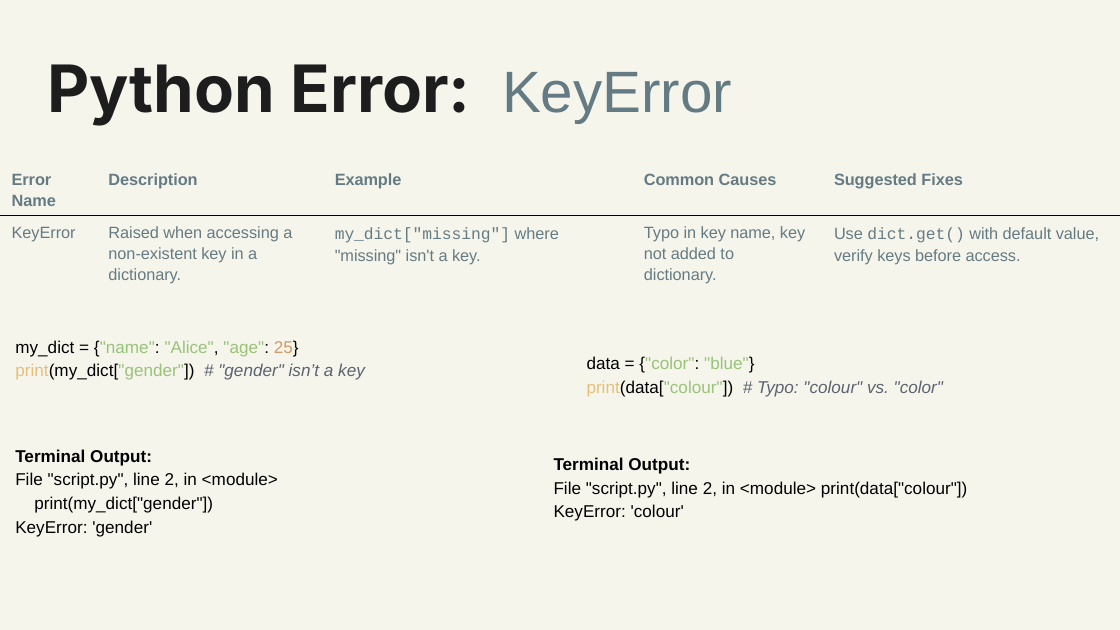
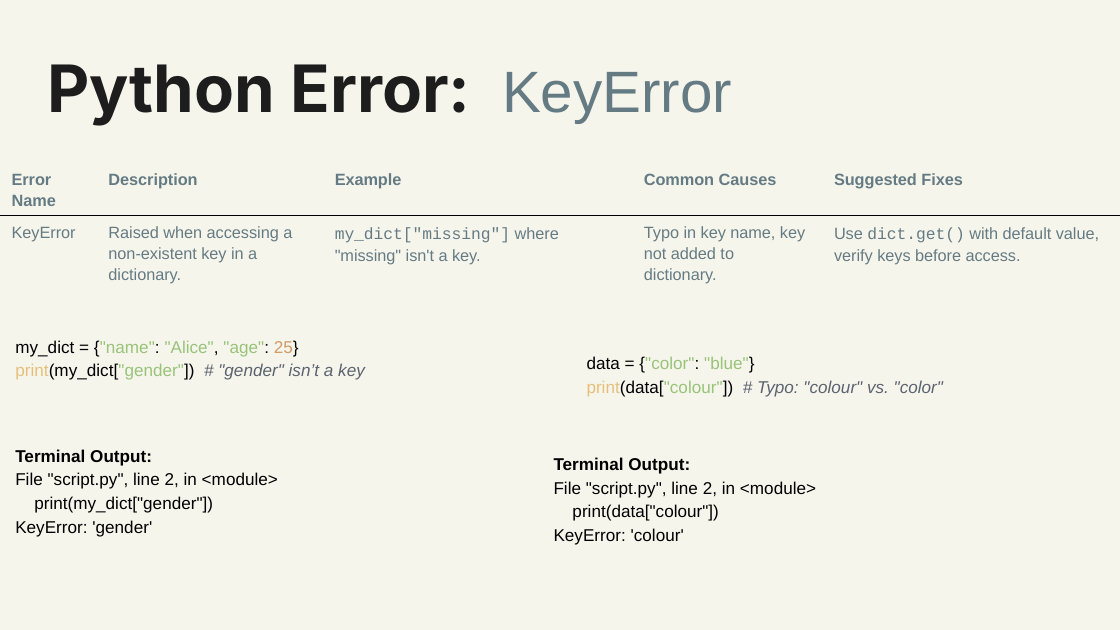
Before and after one commit to williammunnich/BDPA-Class-2025, a slide deck: slide 8 of day4/day4.pptx. Drawn at 1120x630 pixels with LibreOffice and Linux fonts; fonts in the diff are those of the drawing. Boxes give left, top, right and bottom in pixels: in the first picture for what was removed or moved away, otherwise in the second. Text is boxed around its words. In the diff, an @@ line names an element or a change of style, - is before the commit and + after.

```diff
--- a/day4/day4.pptx
+++ b/day4/day4.pptx
@@ table resized from (x1=0, y1=162, x2=1120, y2=530) to (x1=0, y1=162, x2=1120, y2=295) @@
@@ text at (x1=554, y1=481, x2=816, y2=521): text changed @@
-File "script.py", line 2, in <module> print(data["colour"])
+File "script.py", line 2, in <module>
+print(data["colour"])
```
Also in this commit, not shown: 10 other slides changed.
